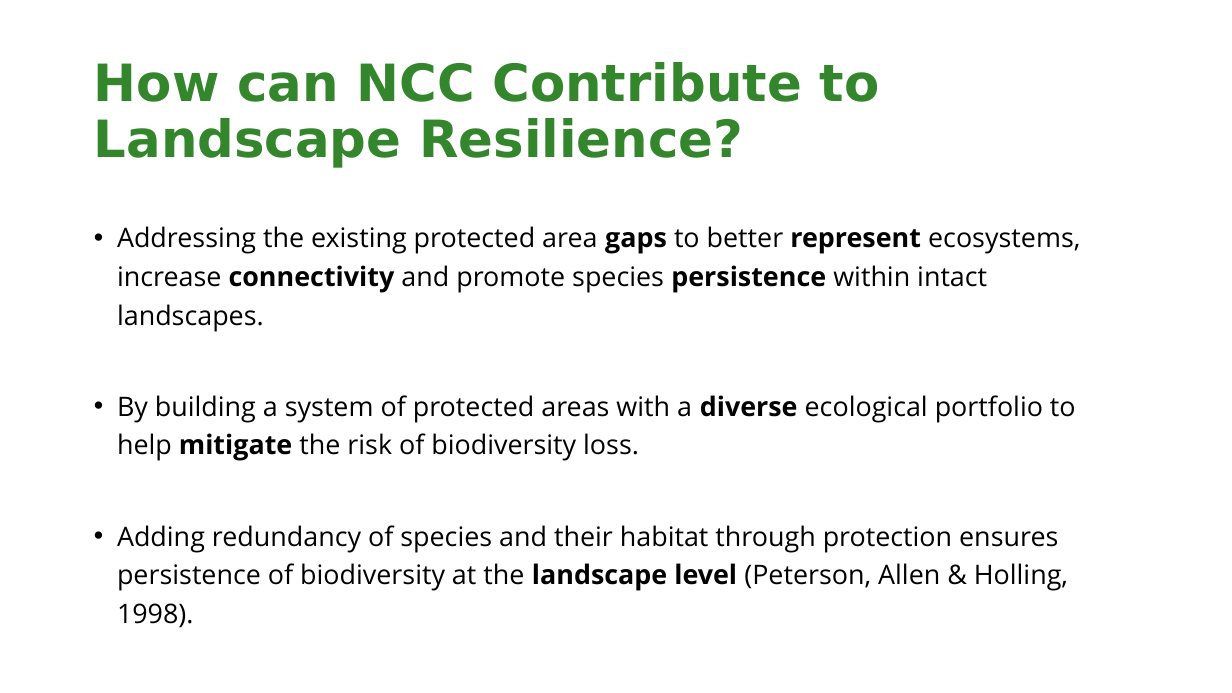
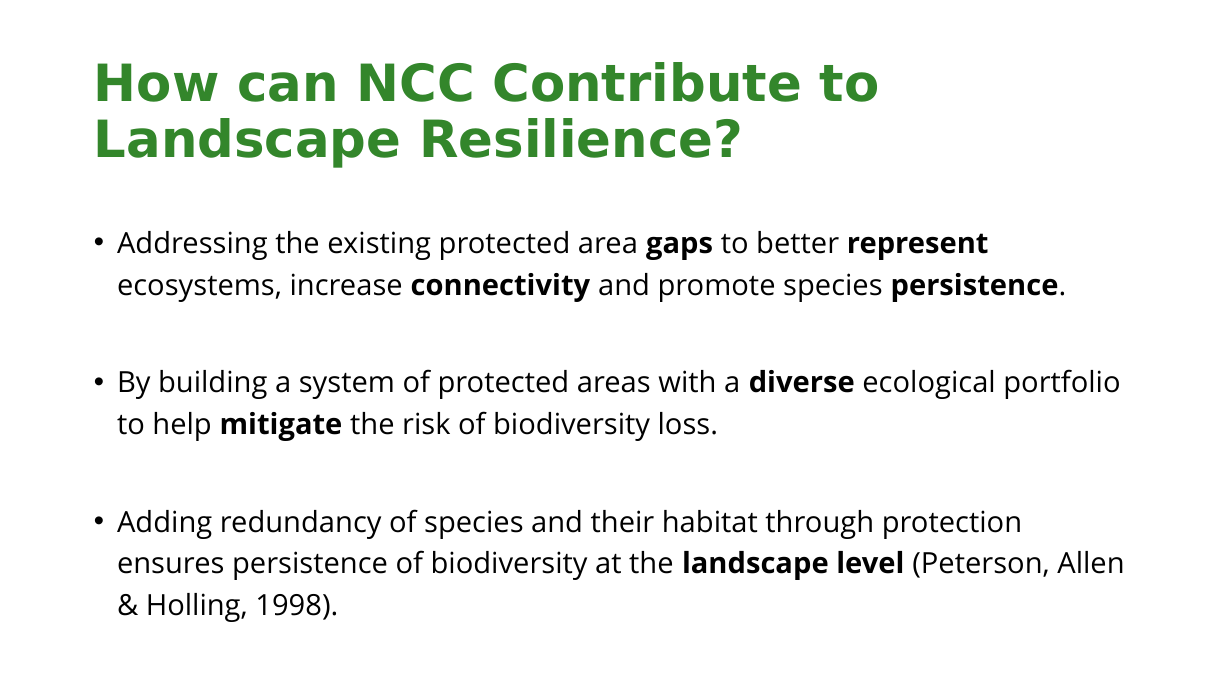
Before and after one commit to NCC-CNC/RI-proto, a slide deck: slide 3 of www/LANDSCAPE_RESILIENCE.pptx. Drawn at 1232x693 pixels with LibreOffice and Linux fonts; fonts in the diff are those of the drawing; background and template pictures are left out. Boxes give left, top, right and bottom in pixels: in the first picture for what was removed or moved away, otherwise in the second. Text is boxed around its words. In the diff, an @@ line names an element or a change of style, - is before the commit and + after.

```diff
--- a/www/LANDSCAPE_RESILIENCE.pptx
+++ b/www/LANDSCAPE_RESILIENCE.pptx
@@ text at box(117, 231, 1067, 302): text changed; size 15.7 to 17 pt @@
-• Addressing the existing protected area gaps to better represent ecosystems, increase connectivity and promote species persistence within intact landscapes.
+• Addressing the existing protected area gaps to better represent ecosystems, increase connectivity and promote species persistence.
@@ text at box(117, 369, 1124, 622): size 15.7 to 17 pt in "By building a system of protected areas ...", "Adding redundancy of species and their habitat ..." @@
```
Also in this commit, not shown: 1 other slide changed, 1 other file.
